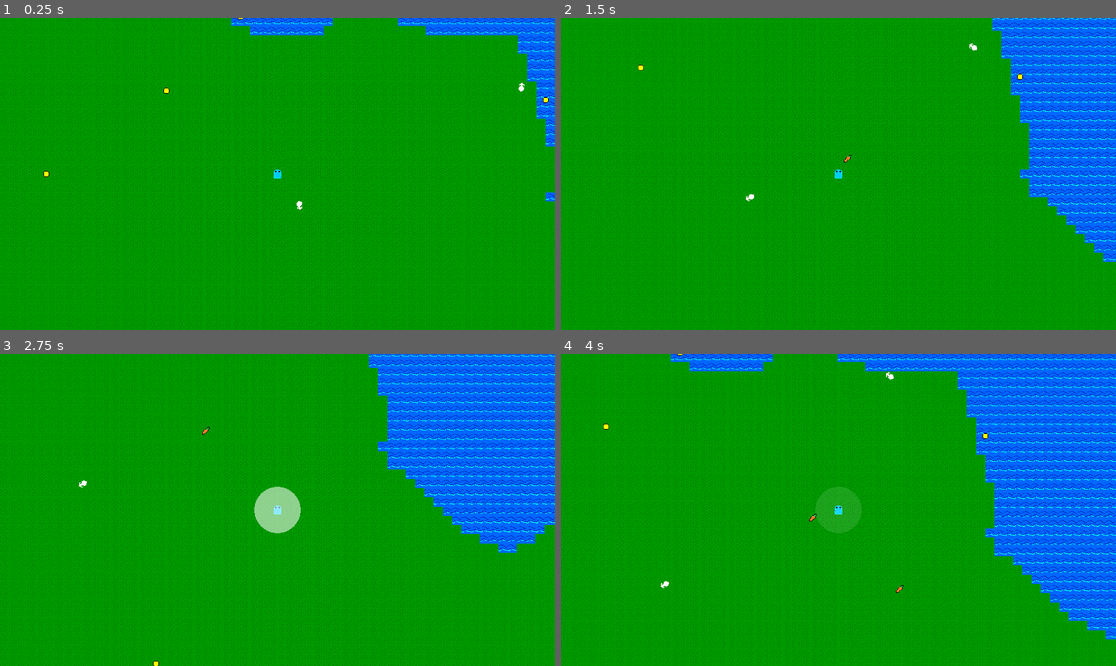
Above: before the commit, frames 1-4 (two rows, left to right).
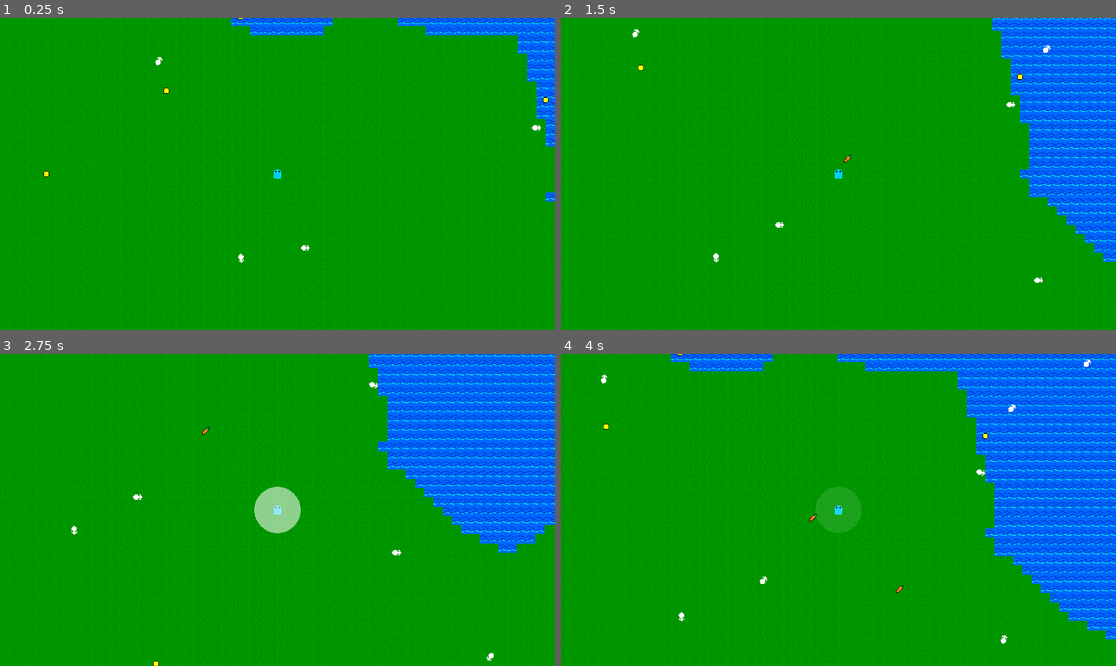
Above: after the commit, the same moments.

Repository: Kyhel/lost-in-pixels
Game: Godot game, scene res://scenes/game.tscn
Same seed, same stepped clock (60 frames per second), same inputs: the game is played once before the commit and once after it.
Inputs:
- Up to frame 1 (0.25 s): no input
- Up to frame 2 (1.5 s): hold Right (ui_right) 0.53-1.28 s; hold F (attack) 0.53-1.28 s; hold Down (ui_down) from 1.28 s (still down); tap Q (spawn_carrot) at 1.35 s
- Up to frame 3 (2.75 s): release Down (ui_down) at 2.03 s; hold Right (ui_right) from 2.03 s (still down); hold F (attack) from 2.03 s (still down)
- Up to frame 4 (4 s): release Right (ui_right) at 2.78 s; release F (attack) at 2.78 s; hold Up (ui_up) 2.78-3.53 s; tap Q (spawn_carrot) at 2.85 s; hold Left (ui_left) from 3.53 s (still down); hold F (attack) from 3.53 s (still down)

The runs differ from the first frame. In frame 1, 0.1% of the frame differs, in the area x 27-98%, y 12-79%; in frame 2, 0.2%; in frame 3, 0.1%; in frame 4, 0.2%, in the area x 7-96%, y 1-94%.

Commit message:
Better wandering behavior for rabbits with wait times

Diff:
--- /dev/null
+++ b/ai/actions/wait_action.gd
@@ -0,0 +1,21 @@
+class_name WaitAction
+extends BTNode
+
+@export var max_wait_time: float = 4.0
+@export var min_wait_time: float = 1.0
+var timer: float = 0.0
+var is_waiting: bool = false
+
+func tick(_creature: Creature, _delta: float) -> State:
+
+    if not is_waiting:
+        is_waiting = true
+        timer = randf_range(min_wait_time, max_wait_time)
+        return State.RUNNING
+
+    if timer < 0:
+        is_waiting = false
+        return State.SUCCESS
+
+    timer -= _delta
+    return State.RUNNING
--- a/ai/actions/wander_action.gd
+++ b/ai/actions/wander_action.gd
@@ -1,5 +1,7 @@
 class_name WanderAction
 extends BTNode
+
+@export var wander_radius: float = 100.0
 
 var target_position
 
@@ -7,10 +9,9 @@
 
 	if target_position == null:
 
-		target_position = creature.global_position + Vector2(
-			randf_range(-200,200),
-			randf_range(-200,200)
-		)
+		var target_angle = PI * pow(randf(), 5) * signf(randf() - 0.5)
+
+		target_position = creature.global_position + Vector2.from_angle(target_angle + creature.rotation) * randf_range(0, wander_radius)
 
 		creature.movement.move_to(target_position)
 
--- a/ai/behavior_trees/wander_bt.tscn
+++ b/ai/behavior_trees/wander_bt.tscn
@@ -3,6 +3,7 @@
 [ext_resource type="Script" uid="uid://btwhlq5528hg2" path="res://ai/behavior_trees/behavior_tree.gd" id="1_j7pd1"]
 [ext_resource type="Script" uid="uid://dg12bfp1f47bf" path="res://ai/behavior_trees/bt_sequence.gd" id="1_qh8k5"]
 [ext_resource type="Script" uid="uid://c8orllrm4h8fx" path="res://ai/actions/wander_action.gd" id="3_knn03"]
+[ext_resource type="Script" uid="uid://bxanopywmp2d8" path="res://ai/actions/wait_action.gd" id="4_gqfhc"]
 
 [node name="WanderBt" type="Node" unique_id=739179755]
 script = ExtResource("1_j7pd1")
@@ -12,3 +13,7 @@
 
 [node name="Wander" type="Node" parent="BTSequence" unique_id=1808515636]
 script = ExtResource("3_knn03")
+
+[node name="WaitAction" type="Node" parent="BTSequence" unique_id=477125310]
+script = ExtResource("4_gqfhc")
+metadata/_custom_type_script = "uid://bxanopywmp2d8"
--- a/entities/movement/movement_component.gd
+++ b/entities/movement/movement_component.gd
@@ -25,10 +25,14 @@
 	var dir = (target_position - creature.global_position).normalized()
 	var target_angle := dir.angle()
 	var angle_diff := angle_difference(creature.rotation, target_angle)
+	var angle_diff_abs = abs(angle_diff)
 	var max_turn := rotating_speed * delta
-	creature.rotation += sign(angle_diff) * min(abs(angle_diff), max_turn)
+	creature.rotation += sign(angle_diff) * min(angle_diff_abs, max_turn)
 
-	if abs(angle_diff) <= ROTATION_DONE_THRESHOLD:
+	if angle_diff_abs <= ROTATION_DONE_THRESHOLD:
 		creature.velocity = dir * walking_speed
-	else:
-		creature.velocity = Vector2.from_angle(creature.rotation) * walking_speed
+		return
+
+	var rotation_ratio = max(0, (PI - angle_diff_abs) / PI - 0.5)
+
+	creature.velocity = Vector2.from_angle(creature.rotation) * walking_speed * rotation_ratio
--- a/systems/entities_manager.gd
+++ b/systems/entities_manager.gd
@@ -31,8 +31,7 @@
 
 	var entities = []
 
-	# var entity_count = rng.randi_range(1, 5)
-	var entity_count = 1
+	var entity_count = rng.randi_range(1, 5)
 
 	for i in range(entity_count):
 		var creature = creature_scene.instantiate()
Not shown, added: ai/actions/wait_action.gd.uid
Not shown: 1 places in entities/passive/rabbit.tres that only renumber resources
